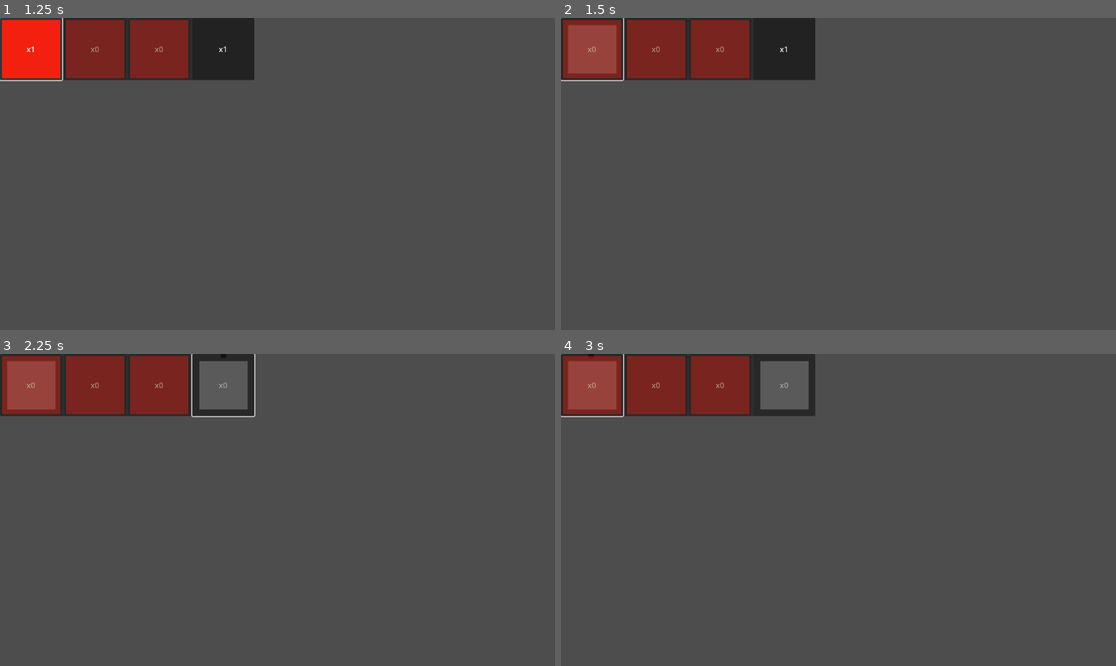
Above: before the commit, frames 1-4 (two rows, left to right).
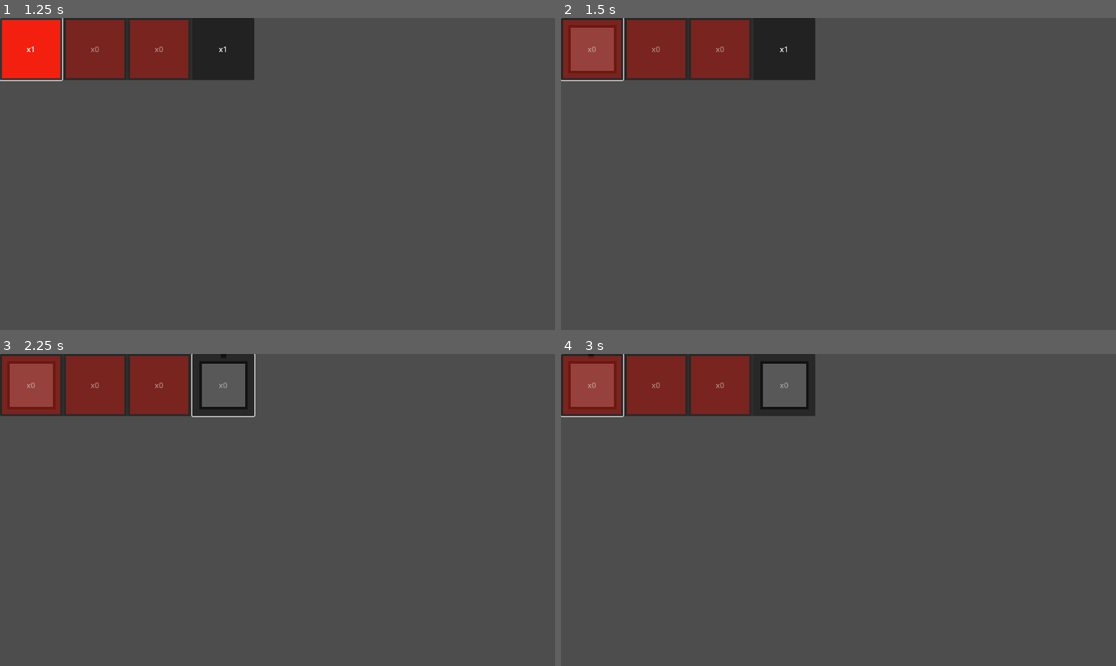
Above: after the commit, the same moments.

Repository: Xiul109/Basic_Principles_of_Autoreplicant_Engineering
Game: Godot game, scene res://UI/replicant_editor.tscn
Two runs of this game, one before a commit and one after it. Both use one fixed random seed, a clock stepped at 60 frames per second and the inputs below. The project has no main scene, so this scene is started directly.
Inputs (mouse positions are in pixels of both pictures, inside the frame that each line leads up to):
- Up to frame 1 (1.25 s): click "x2" at 0.5 s
- Up to frame 2 (1.5 s): click "x1" at 1.25 s
- Up to frame 3 (2.25 s): click "x1" at 2 s
- Up to frame 4 (3 s): tap Enter at 2.75 s; move the mouse to (594, 385) at 2.77 s; hold Q (piece_rotation_clockwise) from 2.78 s (still down); click (594, 385) at 2.92 s

Frame 1 is identical in both runs. In frame 2, 0.3% of the frame differs, in the area x 1-11%, y 2-18%; in frame 3, 0.6%, in the area x 1-45%, y 2-18%; in frame 4, 0.6%.

Commit message:
Renamed aux folder to elements to avoid problems.

Diff:
--- a/UI/piece_button.tscn
+++ b/UI/piece_button.tscn
@@ -2,7 +2,7 @@
 
 [ext_resource type="Script" path="res://UI/piece_button.gd" id="1_nx8kj"]
 [ext_resource type="PackedScene" uid="uid://cytu78s7047jn" path="res://game_elements/shapes/square.tscn" id="2_lju1n"]
-[ext_resource type="Script" path="res://game_elements/levels/aux/level_pieces.gd" id="3_5426v"]
+[ext_resource type="Script" path="res://game_elements/levels/elements/level_pieces.gd" id="3_5426v"]
 
 [sub_resource type="Resource" id="Resource_e2rpw"]
 script = ExtResource("3_5426v")
--- a/UI/replicant_editor.tscn
+++ b/UI/replicant_editor.tscn
@@ -4,7 +4,7 @@
 [ext_resource type="Script" path="res://game_elements/replicant.gd" id="2_qbejp"]
 [ext_resource type="PackedScene" uid="uid://ccqlvcmm8mb28" path="res://UI/piece_selector.tscn" id="3_lohb4"]
 [ext_resource type="PackedScene" uid="uid://dx12p86m7rbs1" path="res://game_elements/levels/level.tscn" id="4_fihft"]
-[ext_resource type="Script" path="res://game_elements/levels/aux/level_pieces.gd" id="5_rmudh"]
+[ext_resource type="Script" path="res://game_elements/levels/elements/level_pieces.gd" id="5_rmudh"]
 [ext_resource type="PackedScene" uid="uid://cytu78s7047jn" path="res://game_elements/shapes/square.tscn" id="6_1adbo"]
 
 [sub_resource type="Resource" id="Resource_js02r"]
--- a/game_elements/shapes/shape.gd
+++ b/game_elements/shapes/shape.gd
@@ -3,12 +3,18 @@
 
 @export var icon : Texture2D
 @export var replica_arrows : Array[ReplicaArrow]
+@export var border_width : float = 4
 
 @onready var shape := $shape
 
 # Called when the node enters the scene tree for the first time.
 func _ready():
 	shape.polygon = $collision.polygon
+	var inner_pol : PackedVector2Array = shape.polygon.duplicate()
+	for i in len(inner_pol):
+
+		inner_pol[i] *= .9
+	$shape/inner_shape.polygon = inner_pol
 
 
 func _on_replica_arrows_child_entered_tree(node: Node):
--- a/game_elements/shapes/square.tscn
+++ b/game_elements/shapes/square.tscn
@@ -16,6 +16,12 @@
 [node name="replica_arrows" type="Node2D" parent="."]
 
 [node name="shape" type="Polygon2D" parent="."]
+color = Color(0, 0, 0, 1)
+polygon = PackedVector2Array(-662.097, -793.619, 964.231, -784.051, 900.99, 704.248, -501.26, 675.543)
+
+[node name="inner_shape" type="Polygon2D" parent="shape"]
+color = Color(0.973535, 0.973535, 0.973535, 1)
+polygon = PackedVector2Array(-662.097, -793.619, 964.231, -784.051, 900.99, 704.248, -501.26, 675.543)
 
 [node name="placer" type="Node" parent="."]
 script = ExtResource("3_xfaux")
Renamed: game_elements/levels/aux/level_pieces.gd -> game_elements/levels/elements/level_pieces.gd
